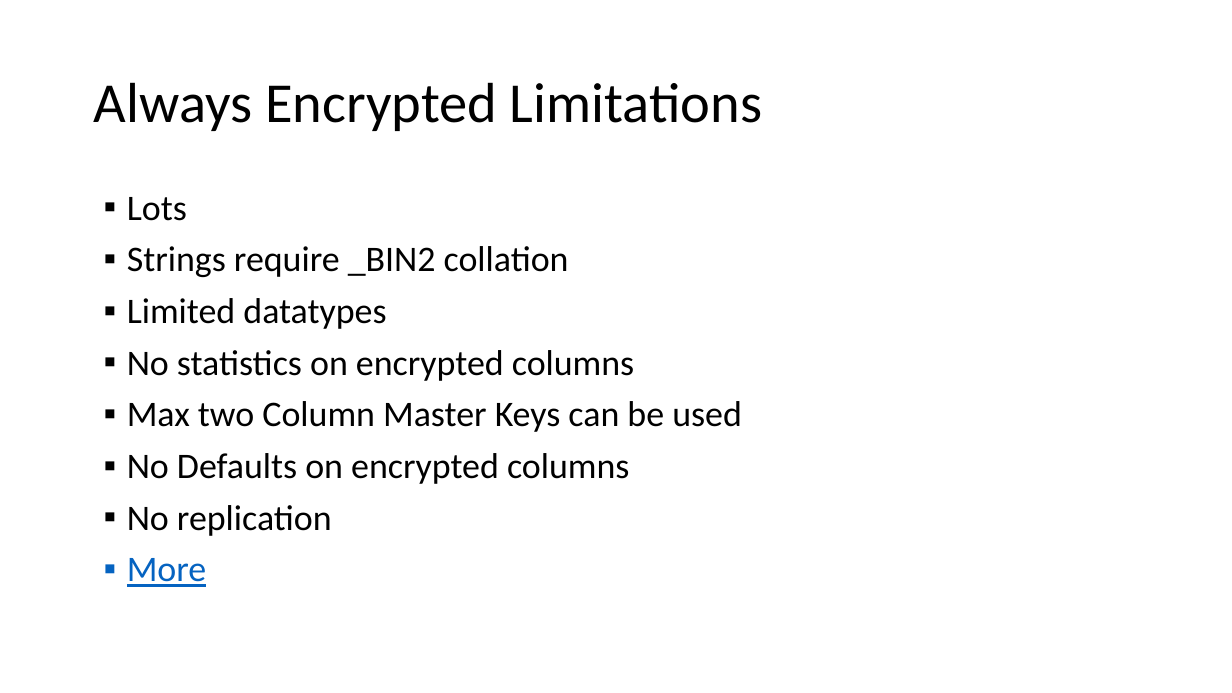
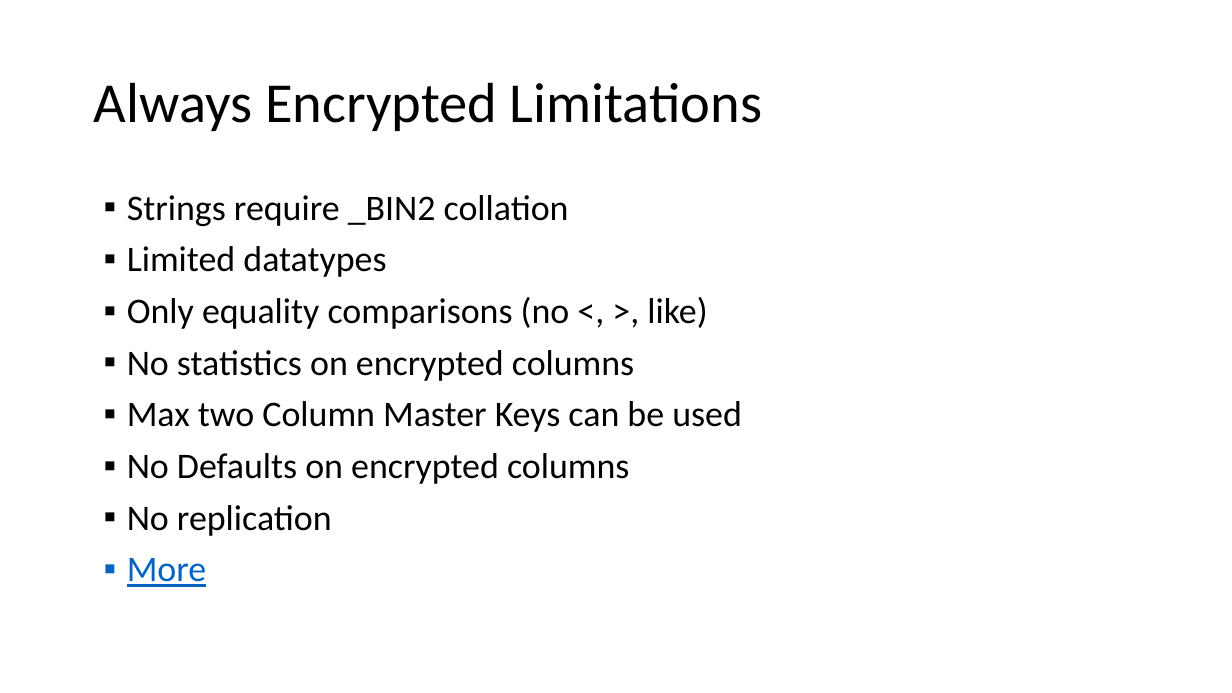
Before and after one commit to way0utwest/EndtoEndEncryptedSQL2016, a slide deck: slide 14 of Getting Started with Encryption in SQL 2016.pptx (slide 11 before the commit). Drawn at 1232x693 pixels with LibreOffice and Linux fonts; fonts in the diff are those of the drawing. Boxes give left, top, right and bottom in pixels: in the first picture for what was removed or moved away, otherwise in the second. Text is boxed around its words. In the diff, an @@ line names an element or a change of style, - is before the commit and + after.

```diff
--- a/Getting Started with Encryption in SQL 2016.pptx
+++ b/Getting Started with Encryption in SQL 2016.pptx
@@ text at bbox=[127, 197, 187, 221]: paragraph removed @@
-▪ Lots
@@ text at bbox=[127, 297, 707, 329]: paragraph added @@
+▪ Only equality comparisons (no <, >, like)
```
Also in this commit, not shown: 3 other slides changed, 4 slides added.
